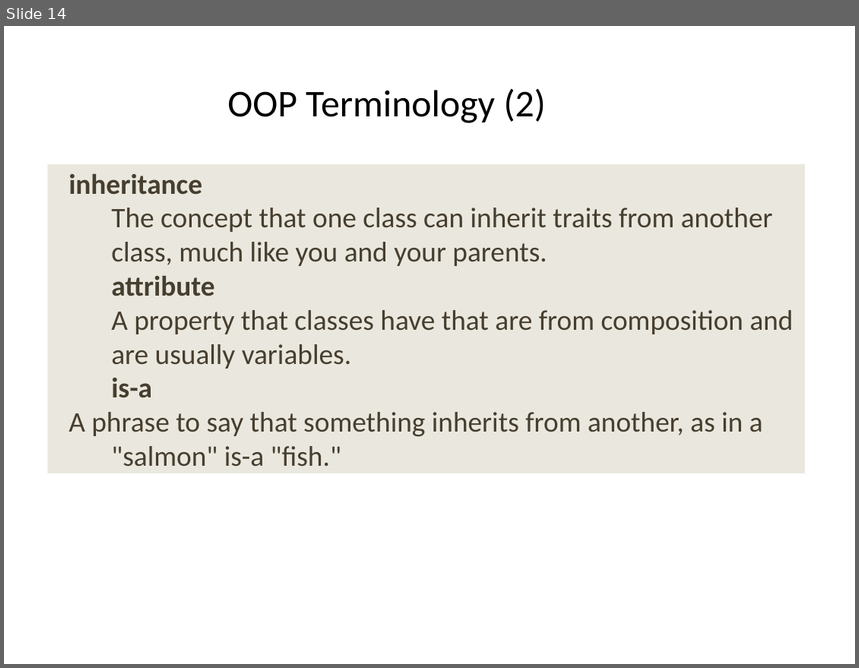
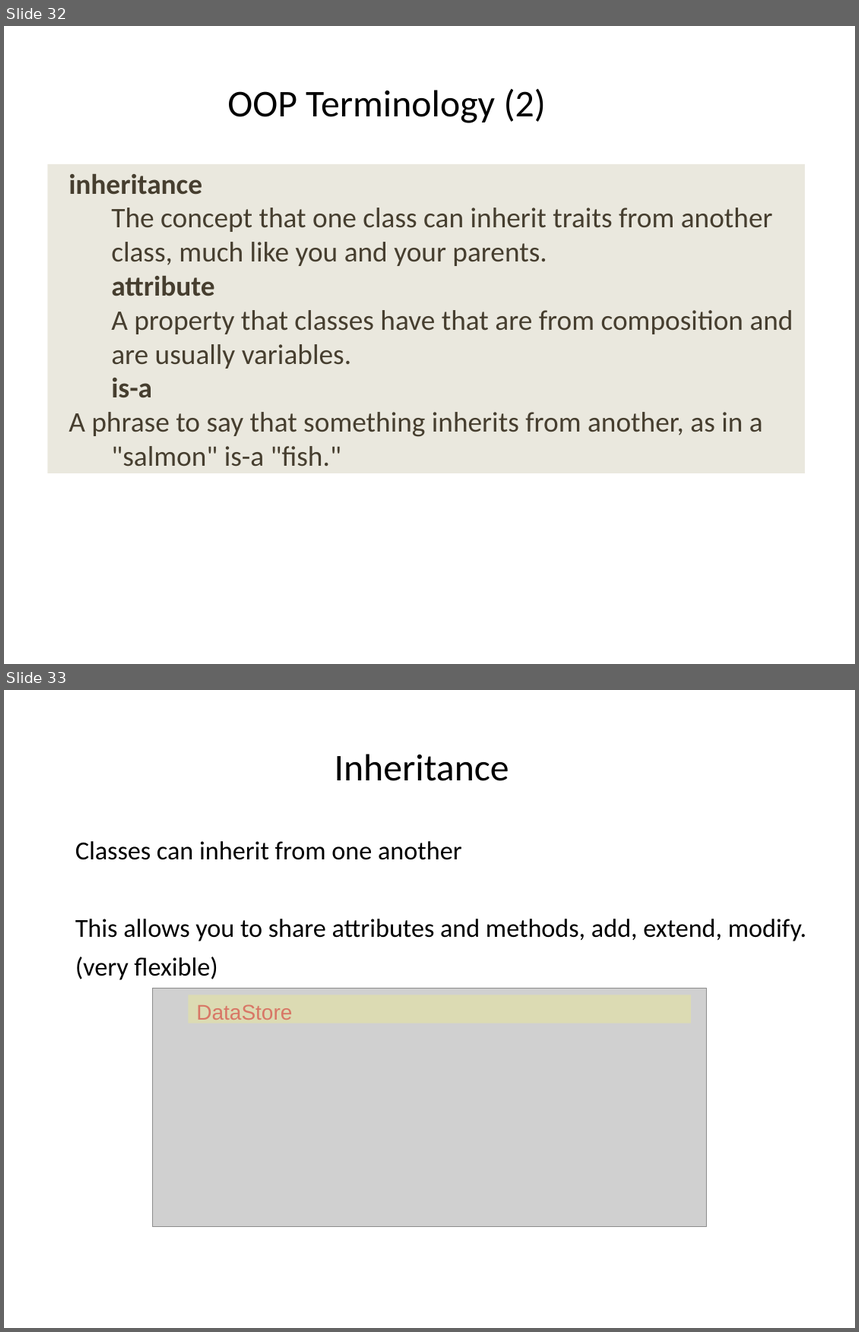
Before and after one commit to ncasuk/ncas-isc, a slide deck: python/presentations/learning_python/22_ceda-oop.pptx. Shown one above the other, each under a label of ours: slide 14 before the commit, slides 32 and 33 after it. The pictures are 859x668 and 859x1332 pixels, drawn with LibreOffice and Linux fonts; fonts in the diff are those of the drawing; grey boxes stand for pictures; background and template pictures are left out. Boxes give left, top, right and bottom in pixels: in the first picture for what was removed or moved away, otherwise in the second. Text is boxed around its words. In the diff, an @@ line names an element or a change of style, - is before the commit and + after.

```diff
--- a/python/presentations/learning_python/22_ceda-oop.pptx
+++ b/python/presentations/learning_python/22_ceda-oop.pptx
@@ slide 33 added at box(4, 690, 855, 1328), background picture (left out) @@
@@ title added at box(335, 754, 509, 781), 32 pt, text #000000 @@
+Inheritance
@@ text added at box(75, 841, 807, 980), 22 pt, text #000000 @@
+Classes can inherit from one another
+This allows you to share attributes and methods, add, extend, modify.
+(very flexible)
@@ picture added at box(152, 988, 706, 1227) @@
@@ rectangle added at box(189, 995, 692, 1023), fill #DCDBB3, 18 pt, text #D87665 @@
+DataStore
@@ what was slide 14 is now slide 32 @@
```
Also in this commit, not shown: 5 slides changed, 26 other slides added, 1 other file.
